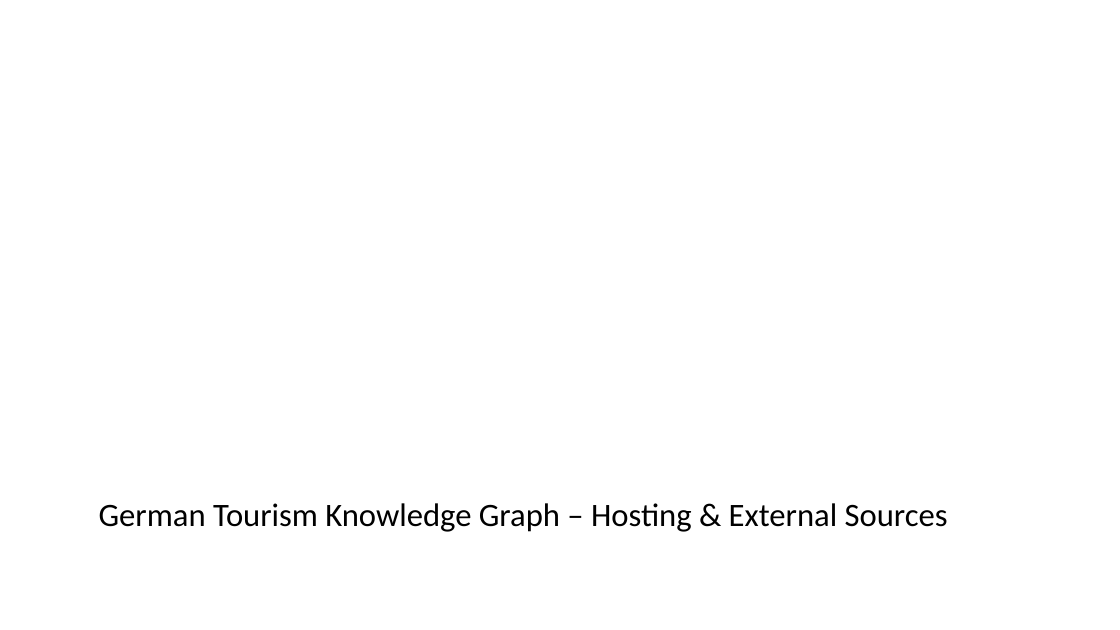
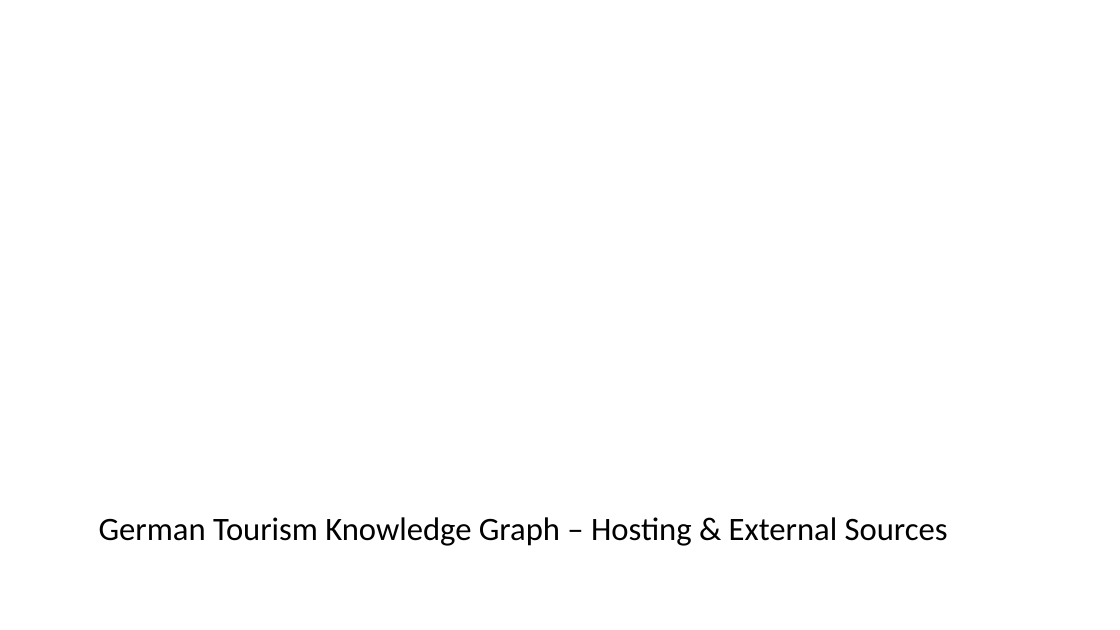
Before and after one commit to csar8594/GTKG, a slide deck: slide 1 of Task 1/pres_1.pptx. Drawn at 1120x630 pixels with LibreOffice and Linux fonts; fonts in the diff are those of the drawing; background and template pictures are left out. Boxes give left, top, right and bottom in pixels: in the first picture for what was removed or moved away, otherwise in the second. Text is boxed around its words. In the diff, an @@ line names an element or a change of style, - is before the commit and + after.

```diff
--- a/Task 1/pres_1.pptx
+++ b/Task 1/pres_1.pptx
@@ title "German Tourism Knowledge Graph – ...": place and size @@
-title "German Tourism Knowledge Graph – ..." at [99,503,948,532]
+title "German Tourism Knowledge Graph – ..." at [99,517,948,546]
```
Also in this commit, not shown: 1 other slide changed.
